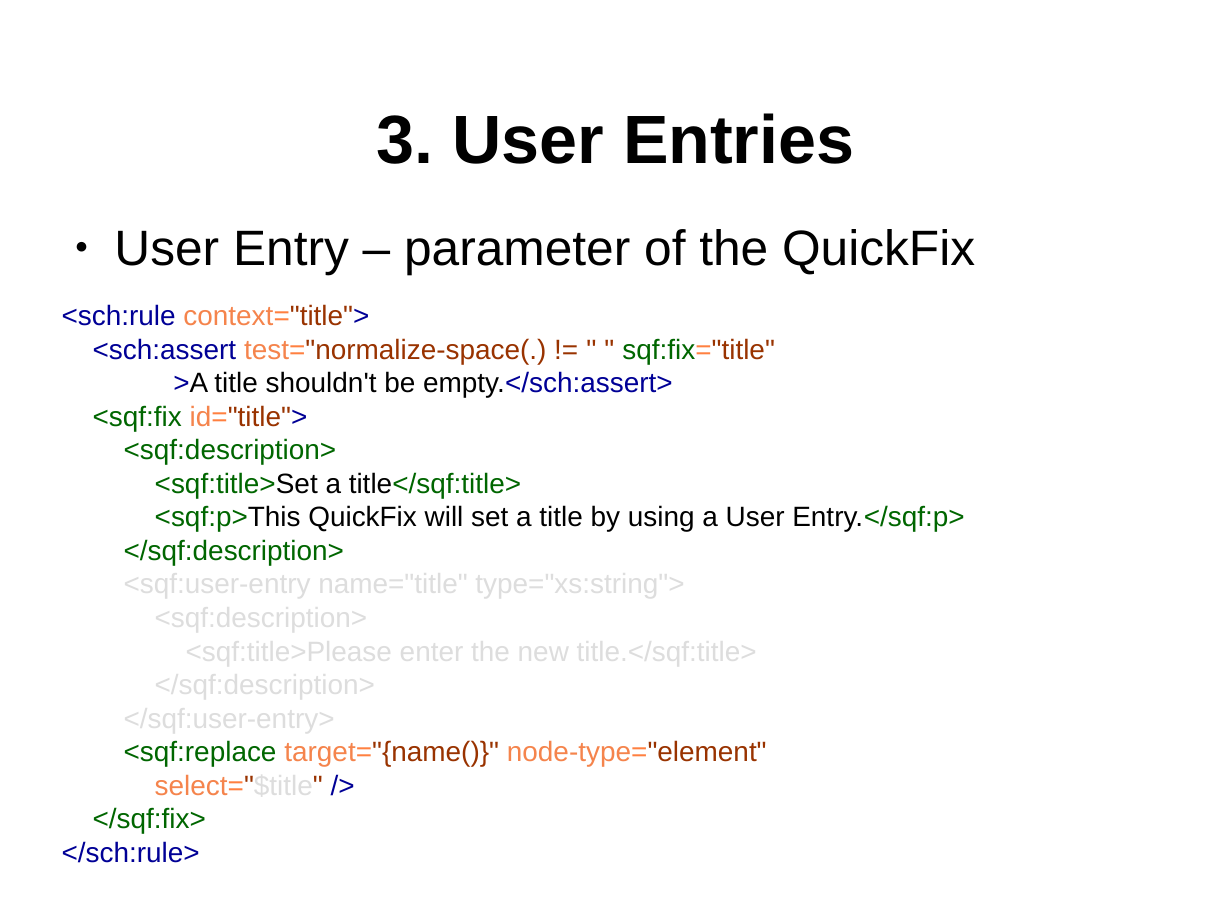
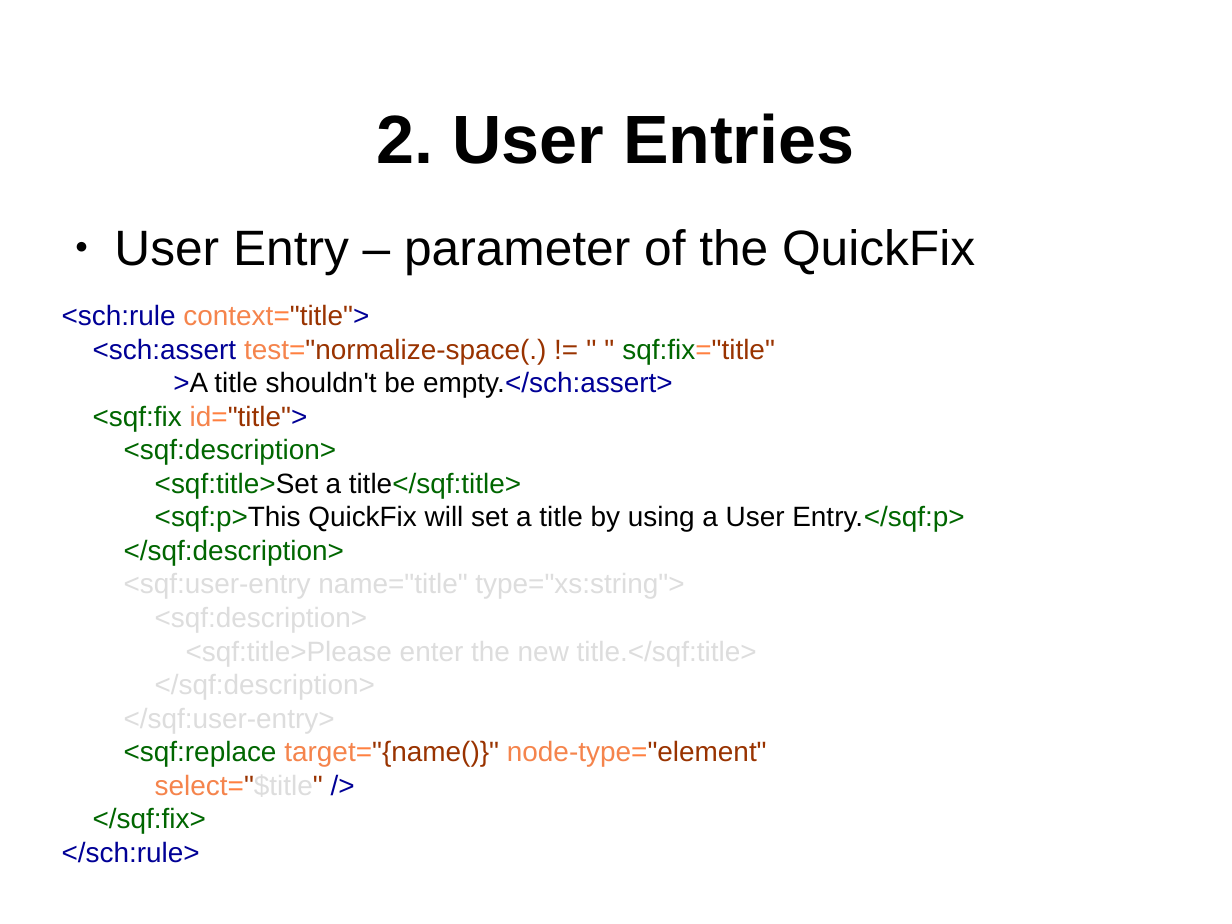
Before and after one commit to octavianN/Schematron-QuickFix-Language-Presentation, a slide deck: slide 27 of Final/SQF.odp (slide 31 before the commit). Drawn at 1232x924 pixels with LibreOffice and Linux fonts; fonts in the diff are those of the drawing; background and template pictures are left out. Boxes give left, top, right and bottom in pixels: in the first picture for what was removed or moved away, otherwise in the second. Text is boxed around its words. In the diff, an @@ line names an element or a change of style, - is before the commit and + after.

```diff
--- a/Final/SQF.odp
+++ b/Final/SQF.odp
@@ title at <box>377,113,854,164</box>: text changed @@
-3. User Entries
+2. User Entries
```
Also in this commit, not shown: 10 other slides changed, 4 slides removed.
